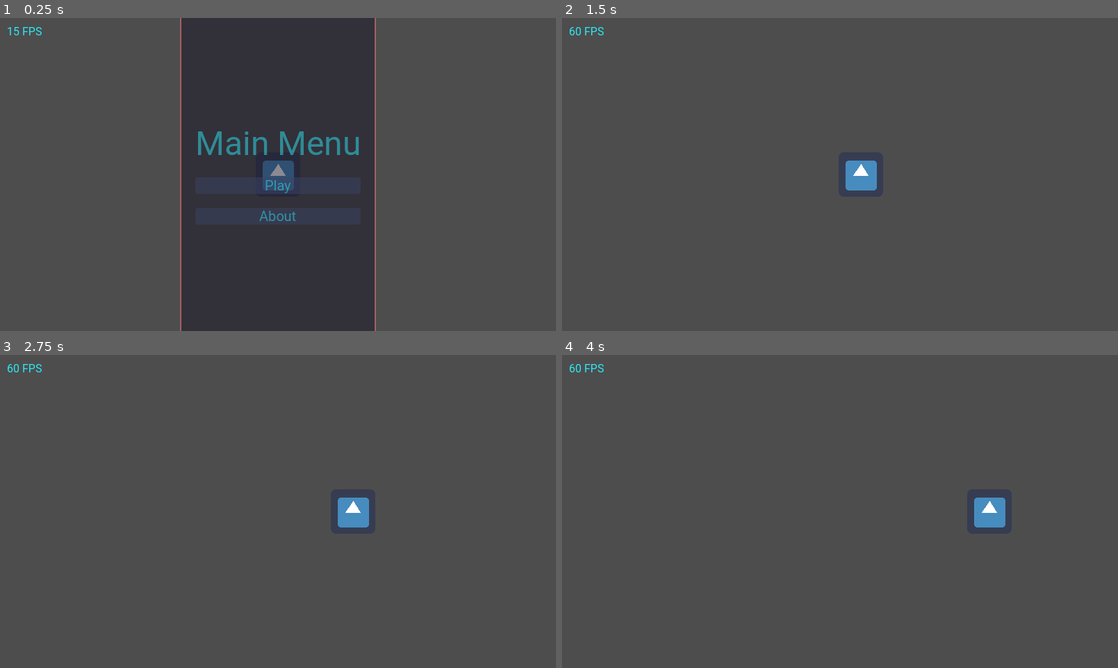
Above: before the commit, frames 1-4 (two rows, left to right).
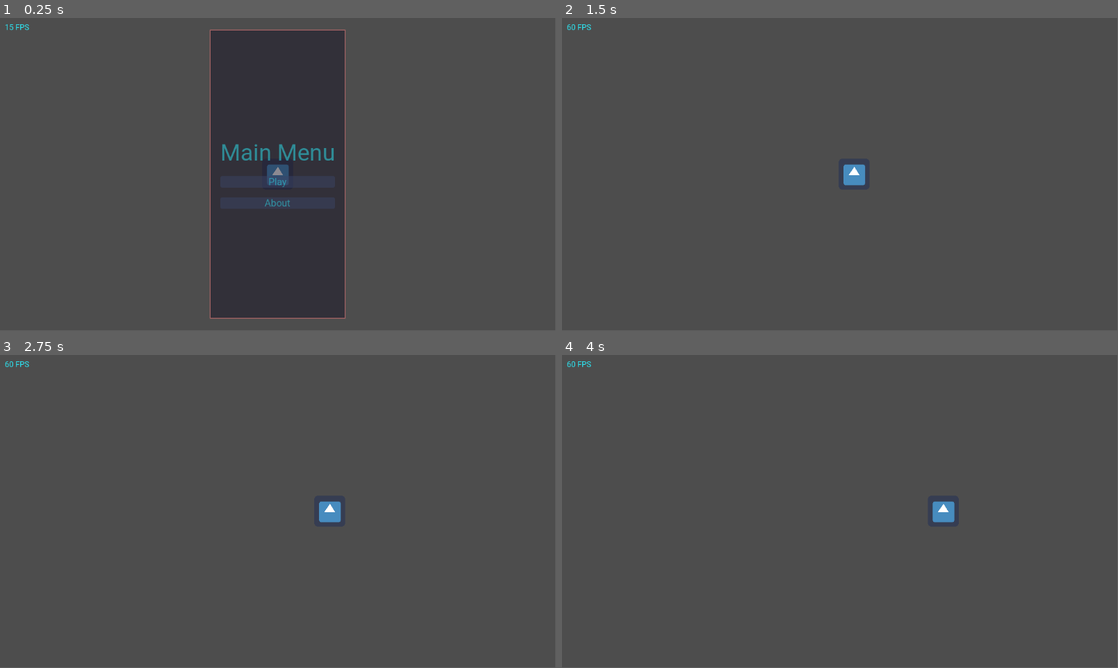
Above: after the commit, the same moments.

Repository: Bloodyaugust/godot-template
Game: Godot game, scene res://scenes/main.tscn
Same seed, same stepped clock (60 frames per second), same inputs: the game is played once before the commit and once after it. The engine's default icon, where the game draws it, is replaced by a stand-in: a white triangle on a blue panel in a dark square.
Inputs (mouse positions are in pixels of both pictures, inside the frame that each line leads up to):
- Up to frame 1 (0.25 s): no input
- Up to frame 2 (1.5 s): click "Play" at 0.5 s; tap Enter at 1.25 s; move the mouse to (962, 158) at 1.27 s; hold D (move_right) from 1.28 s (still down); click (962, 158) at 1.42 s
- Up to frame 3 (2.75 s): release D (move_right) at 2 s; drag from (166, 527) to (250, 574) at 2.02 s
- Up to frame 4 (4 s): tap Space at 2.75 s; move the mouse to (895, 442) at 2.77 s; hold D (move_right) 2.78-3.5 s; drag from (812, 574) to (673, 464) at 3.52 s
In our replay, the window is 800x450 before the commit and 799x449 after it. These sizes can differ from the game's own. Grey fills any space a smaller window leaves; there, only what the larger window draws over its background counts as a difference.

The runs differ from the first frame. In frame 1, 14% of the frame differs, in the area x 0-68%, y 0-100%; in frame 2, 0.5%; in frame 3, 0.8%; in frame 4, 0.9%.

Commit message:
More minor cleanup and comments

Diff:
--- a/autoloads/Store.gd
+++ b/autoloads/Store.gd
@@ -29,8 +29,8 @@
 ## cases, never pass a reference to _initial_state or some subset, _always_ use duplicate.
 var _initial_state: Dictionary = {
 	"client_view": ViewController.CLIENT_VIEWS.NONE,
-	"game": GameConstants.GAME_OVER,
-	"debug": OS.has_feature("editor")
+	GameConstants.STORE_KEYS.GAME_STATE: GameConstants.GAME_STATES.GAME_OVER,
+	"debug": OS.has_feature("editor")  # Debug will be true when running from editor, false in builds
 }
 
 
@@ -42,7 +42,7 @@
 	var _view_tween: Tween = ViewController.set_client_view(ViewController.CLIENT_VIEWS.NONE)
 
 	await _view_tween.finished
-	set_state("game", GameConstants.GAME_STARTING)
+	set_state(GameConstants.STORE_KEYS.GAME_STATE, GameConstants.GAME_STATES.GAME_STARTING)
 
 
 func save_persistent_store() -> void:
--- a/autoloads/ViewController.gd
+++ b/autoloads/ViewController.gd
@@ -2,9 +2,6 @@
 
 enum CLIENT_VIEWS {
 	ABOUT,
-	ACHIEVEMENTS,
-	CREDITS,
-	GAME_OVER,
 	MAIN_MENU,
 	SPLASH,
 	NONE,
--- a/constants/ClientConstants.gd
+++ b/constants/ClientConstants.gd
@@ -1,10 +1,4 @@
 extends Node
+class_name ClientConstants
 
 const CLIENT_PERSISTENT_STORE_PATH = "user://persistent-store.tres"
-const CLIENT_VIEW_ABOUT = "CLIENT_VIEW_ABOUT"
-const CLIENT_VIEW_ACHIEVEMENTS = "CLIENT_VIEW_ACHIEVEMENTS"
-const CLIENT_VIEW_CREDITS = "CLIENT_VIEW_CREDITS"
-const CLIENT_VIEW_GAME_OVER = "CLIENT_VIEW_GAME_OVER"
-const CLIENT_VIEW_MAIN_MENU = "CLIENT_VIEW_MAIN_MENU"
-const CLIENT_VIEW_NONE = "CLIENT_VIEW_NONE"
-const CLIENT_VIEW_SPLASH = "CLIENT_VIEW_SPLASH"
--- a/constants/GameConstants.gd
+++ b/constants/GameConstants.gd
@@ -1,5 +1,11 @@
 extends Node
+class_name GameConstants
 
-const GAME_IN_PROGRESS = "GAME_IN_PROGRESS"
-const GAME_OVER = "GAME_OVER"
-const GAME_STARTING = "GAME_STARTING"
+const GAME_STATES = {
+	"GAME_STARTING": "GAME_STARTING",
+	"GAME_IN_PROGRESS": "GAME_IN_PROGRESS",
+	"GAME_OVER": "GAME_OVER"
+}
+const STORE_KEYS = {
+	"GAME_STATE": "game_state",
+}
--- a/project.godot
+++ b/project.godot
@@ -18,13 +18,10 @@
 [autoload]
 
 Store="*res://autoloads/Store.gd"
-ClientConstants="*res://constants/ClientConstants.gd"
-GameConstants="*res://constants/GameConstants.gd"
 ViewController="*res://autoloads/ViewController.gd"
 
 [display]
 
-window/stretch/mode="2d"
 window/dpi/allow_hidpi=false
 
 [editor_plugins]
